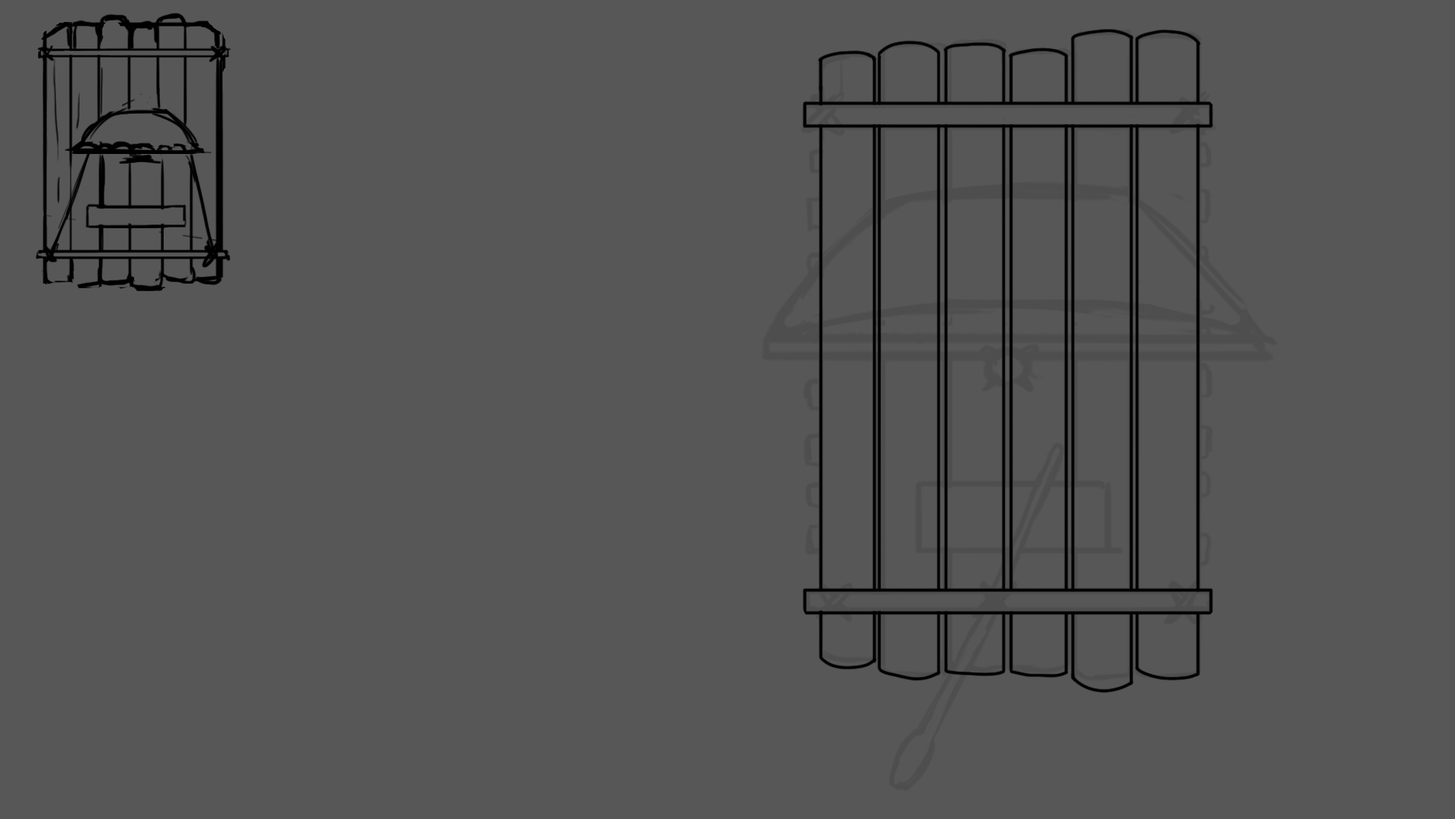
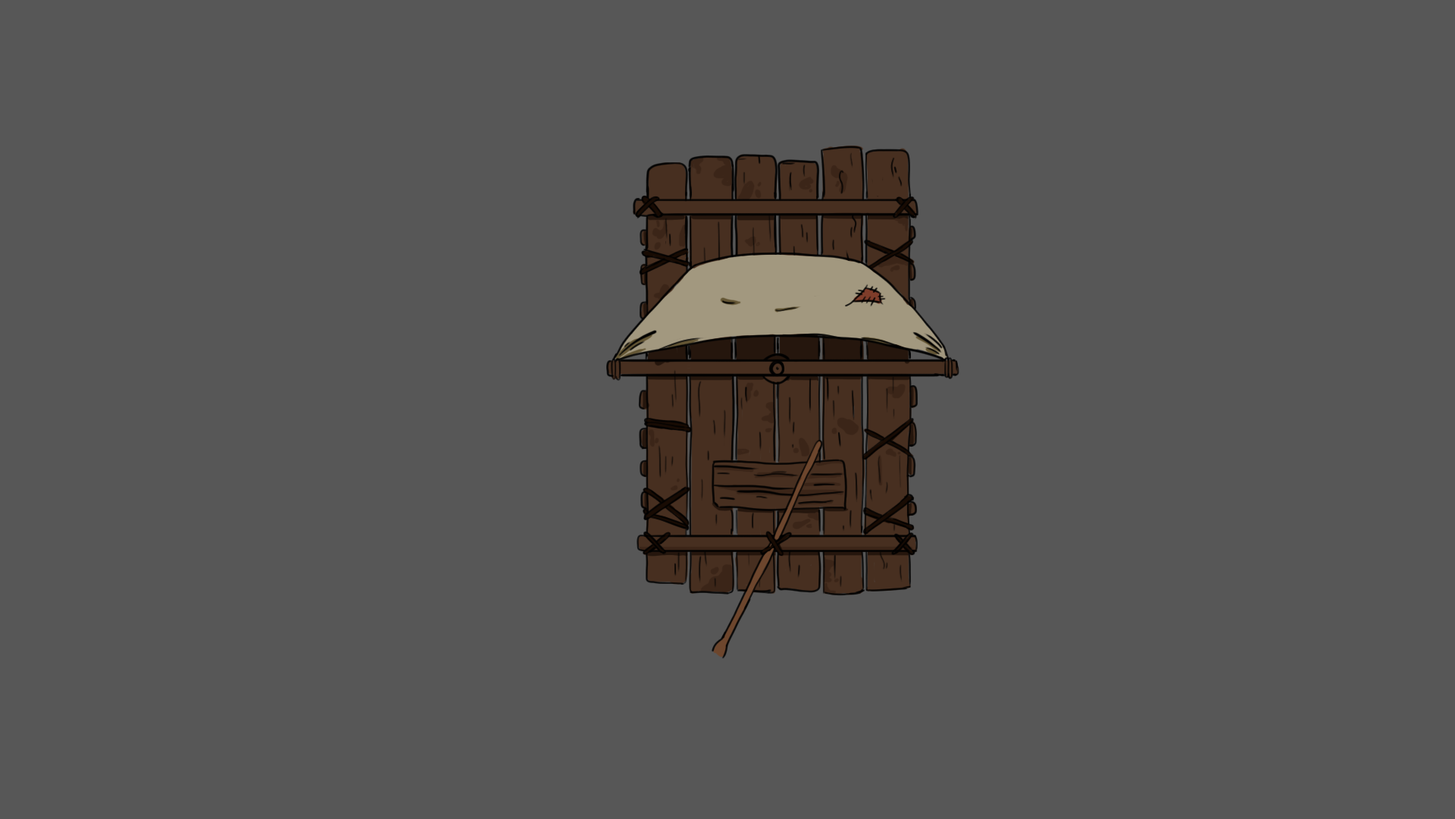
The second 1455x819 image is a revision of the first. Changes to its layers:
showed group "Group 1" (16 layers), moved it above "Layer 15" over [606, 144, 960, 761]
added group "Sail" with 7 layers in group "Group 1" over [606, 251, 960, 386]
added group "Lines" (1st of 2, in "Raft" › "Group 1" › "Sail") with 4 layers in group "Sail" over [606, 251, 960, 386]
added layer "Layer 18" in group "Lines" over [612, 251, 951, 364]
added layer "Layer 17" in group "Lines" over [606, 352, 960, 386]
added layer "Layer 22" in group "Sail" over [614, 297, 942, 361]
added layer "base" in group "Sail" over [613, 253, 949, 361]
added group "Rudder" with 2 layers in group "Group 1" over [711, 438, 824, 659]
added layer "Layer 19" in group "Rudder" over [711, 438, 824, 659]
added layer "Layer 24" in group "Rudder" over [712, 439, 823, 658]
added group "Raft Base" with 4 layers in group "Group 1" over [606, 144, 960, 596]
added layer "Lines" (2nd of 2, in "Raft" › "Group 1" › "Raft Base") in group "Raft Base" over [632, 145, 950, 596]
added layer "Ropes" in group "Raft Base" over [635, 195, 917, 557]
added layer "Layer 23" in group "Raft Base" over [637, 155, 923, 595]
added layer "Base" in group "Raft Base" over [606, 144, 960, 596]
renamed "Layer 11" to "Layer 15", hid it, painted on it over [631, 100, 1215, 615]
removed layer "Layer 7" from group "Raft" over [817, 28, 1202, 693]
removed group "Group 1 copy" (1st of 2, in "Raft") (2 layers) (was 10%) from group "Raft" over [761, 28, 1278, 791]
removed layer "Layer 10" from group "Group 1 copy" over [761, 119, 1278, 791]
removed layer "Layer 9" from group "Group 1 copy" over [800, 28, 1218, 689]
hid group "Sketches" (4 layers) over [35, 12, 1278, 536]
